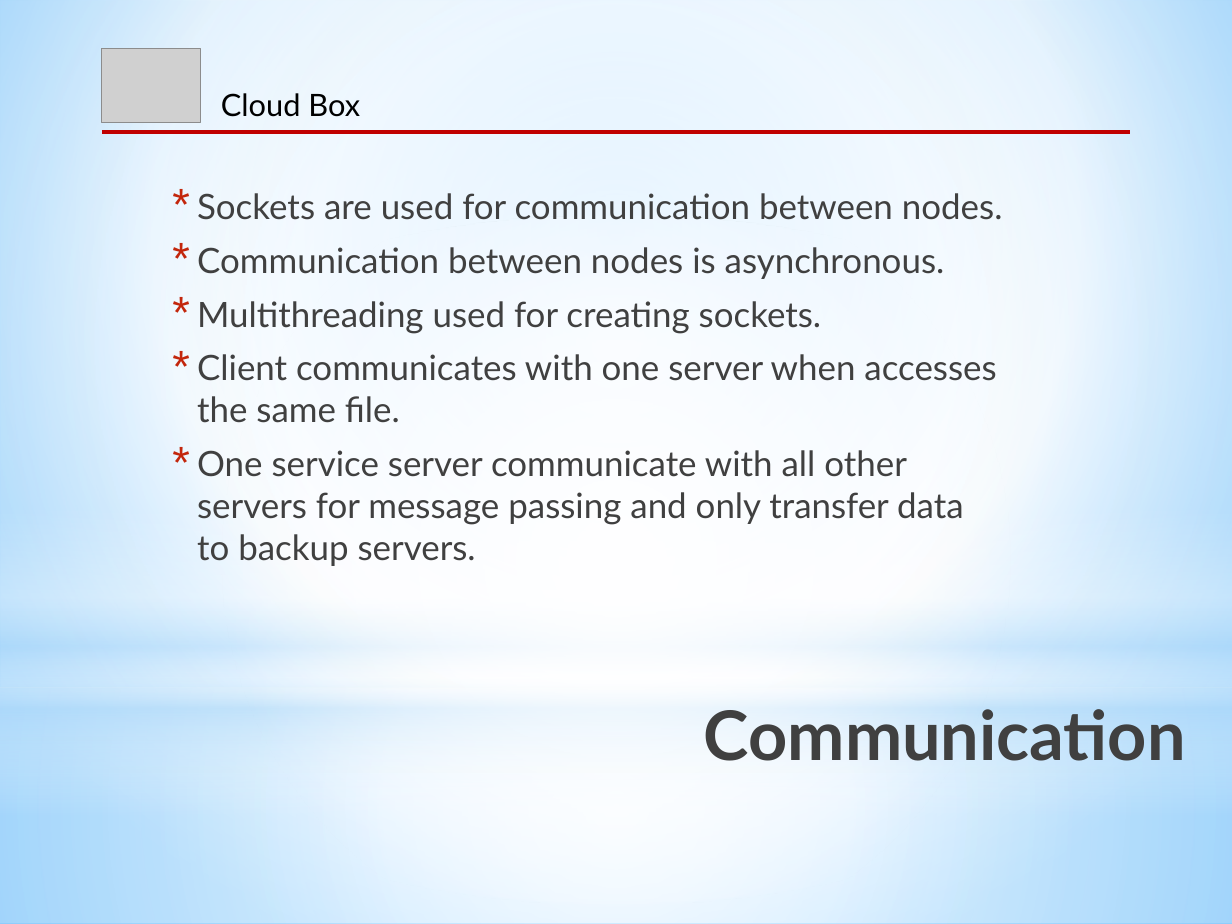
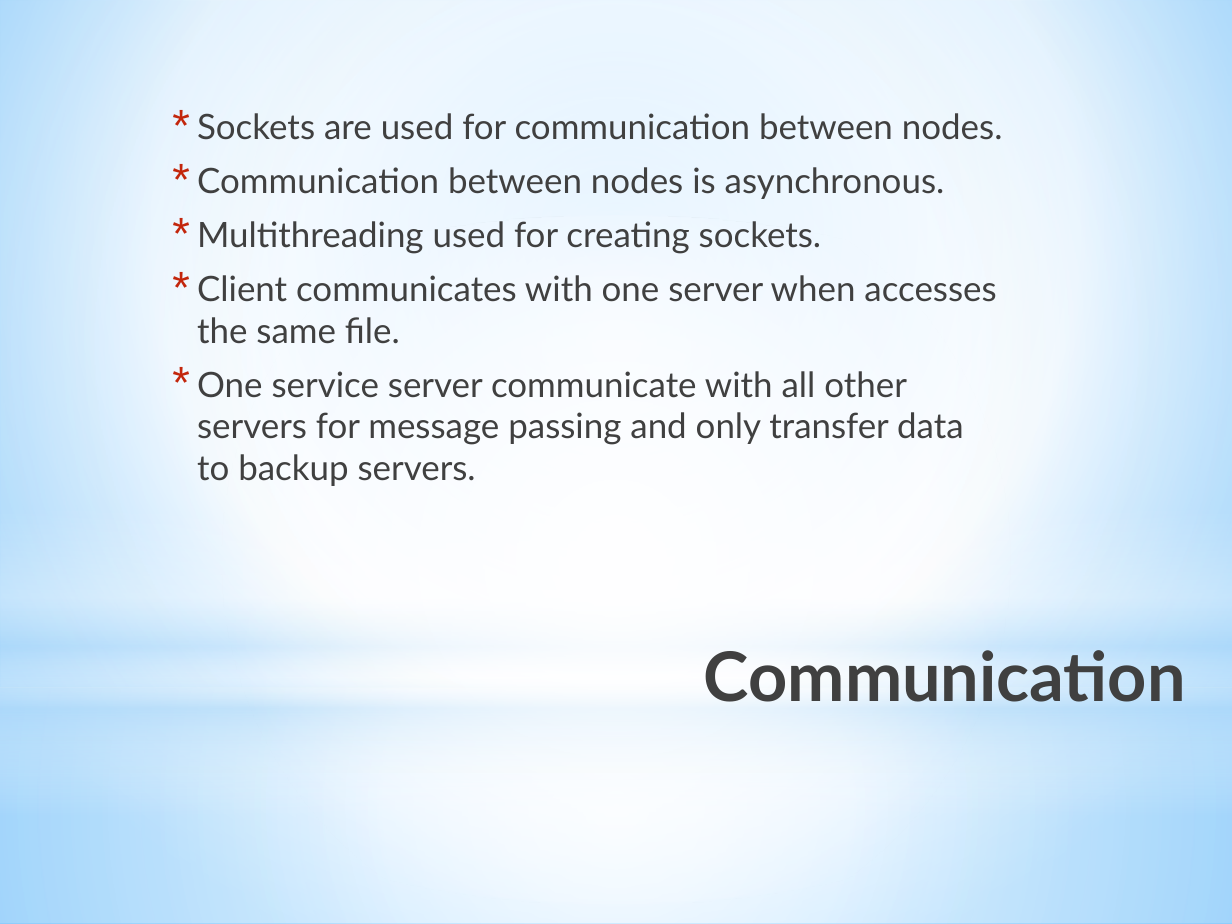
Before and after one commit to CICS525Project/DropboxImpl, a slide deck: slide 10 of Cloud Box_ppt.pptx. Drawn at 1232x924 pixels with LibreOffice and Linux fonts; fonts in the diff are those of the drawing; grey boxes stand for pictures. Boxes give left, top, right and bottom in pixels: in the first picture for what was removed or moved away, otherwise in the second. Text is boxed around its words. In the diff, an @@ line names an element or a change of style, - is before the commit and + after.

```diff
--- a/Cloud Box_ppt.pptx
+++ b/Cloud Box_ppt.pptx
@@ picture removed at box(102, 48, 201, 122) @@
@@ text "Sockets are used for communication ...": place and size @@
-text "Sockets are used for communication ..." at box(197, 193, 1003, 566)
+text "Sockets are used for communication ..." at box(197, 113, 1003, 486)
@@ text removed at box(221, 93, 360, 117) @@
-Cloud Box
@@ line removed from (102, 132) to (1130, 132) @@
@@ title "Communication" rewrapped from box(704, 701, 1186, 773) to box(704, 642, 1186, 702) @@
```
Also in this commit, not shown: 13 other slides changed.
